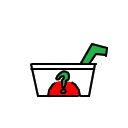
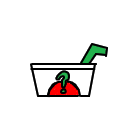
Layered file, before and after one edit (128 × 128). Changes by layer:
painted on "Paint Layer 1" over [47, 80, 79, 95]
